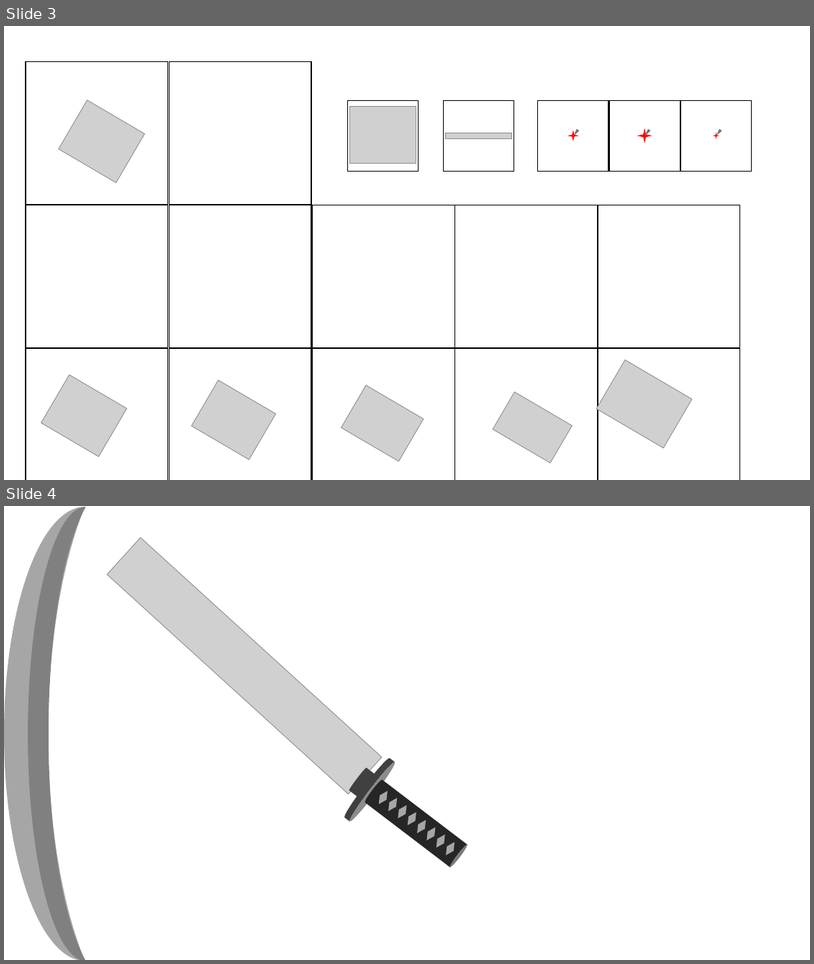
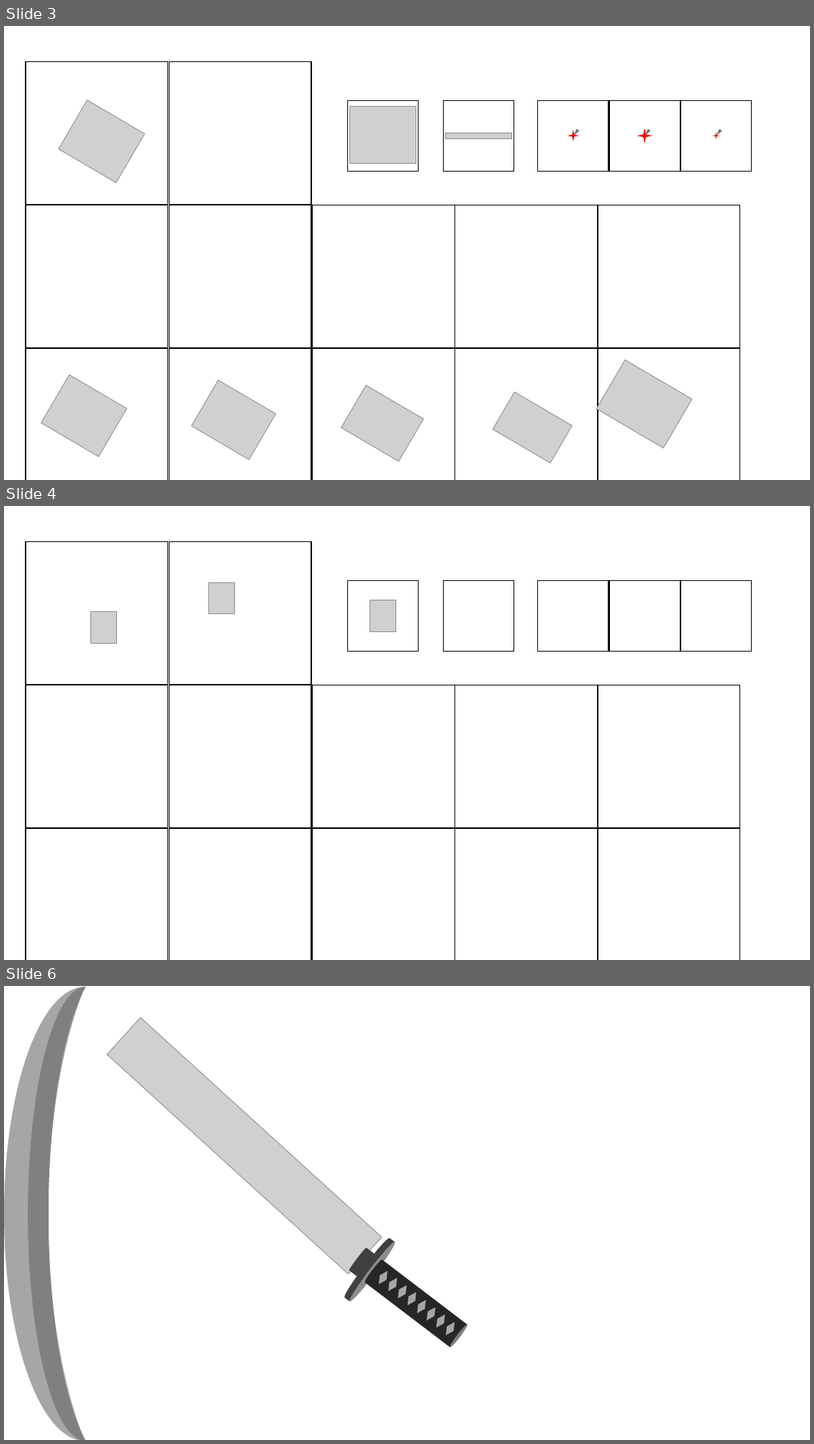
Before and after one commit to TT-3-14159265358979323846264338/defend_the_castle, a slide deck: default/soldier weapon.pptx. Shown one above the other, each under a label of ours: slides 3 and 4 before the commit, slides 3, 4 and 6 after it; the slides between them are not shown. The pictures are 814x964 and 814x1444 pixels, drawn with LibreOffice and Linux fonts; fonts in the diff are those of the drawing; grey boxes stand for pictures. Boxes give left, top, right and bottom in pixels: in the first picture for what was removed or moved away, otherwise in the second. Text is boxed around its words. In the diff, an @@ line names an element or a change of style, - is before the commit and + after.

```diff
--- a/default/soldier weapon.pptx
+++ b/default/soldier weapon.pptx
@@ slide 4 added at bbox=[4, 506, 810, 960], background #FFFFFF @@
@@ rectangle added at bbox=[26, 542, 168, 684], fill #FFFFFF, outline #000000 1 pt @@
@@ rectangle added at bbox=[169, 542, 311, 684], fill #FFFFFF, outline #000000 1 pt @@
@@ picture added at bbox=[209, 582, 235, 614] @@
@@ rectangle added at bbox=[347, 580, 419, 651], fill #FFFFFF, outline #000000 1 pt @@
@@ rectangle added at bbox=[444, 580, 514, 651], fill #FFFFFF, outline #000000 1 pt @@
@@ rectangle added at bbox=[538, 580, 609, 651], fill #FFFFFF, outline #000000 1 pt @@
@@ rectangle added at bbox=[610, 580, 680, 651], fill #FFFFFF, outline #000000 1 pt @@
@@ rectangle added at bbox=[682, 580, 752, 651], fill #FFFFFF, outline #000000 1 pt @@
@@ picture added at bbox=[90, 612, 116, 644] @@
@@ picture added at bbox=[370, 600, 396, 631] @@
@@ rectangle added at bbox=[26, 685, 168, 827], fill #FFFFFF, outline #000000 1 pt @@
@@ rectangle added at bbox=[169, 685, 311, 827], fill #FFFFFF, outline #000000 1 pt @@
@@ rectangle added at bbox=[313, 685, 455, 827], fill #FFFFFF, outline #000000 1 pt @@
@@ rectangle added at bbox=[455, 685, 597, 827], fill #FFFFFF, outline #000000 1 pt @@
@@ rectangle added at bbox=[598, 685, 741, 827], fill #FFFFFF, outline #000000 1 pt @@
@@ rectangle added at bbox=[26, 829, 168, 960], fill #FFFFFF, outline #000000 1 pt @@
@@ rectangle added at bbox=[169, 829, 311, 960], fill #FFFFFF, outline #000000 1 pt @@
@@ rectangle added at bbox=[313, 829, 455, 960], fill #FFFFFF, outline #000000 1 pt @@
@@ rectangle added at bbox=[455, 829, 597, 960], fill #FFFFFF, outline #000000 1 pt @@
@@ rectangle added at bbox=[598, 829, 741, 960], fill #FFFFFF, outline #000000 1 pt @@
@@ what was slide 4 is now slide 6 @@
```
Also in this commit, not shown: 3 other slides added.
